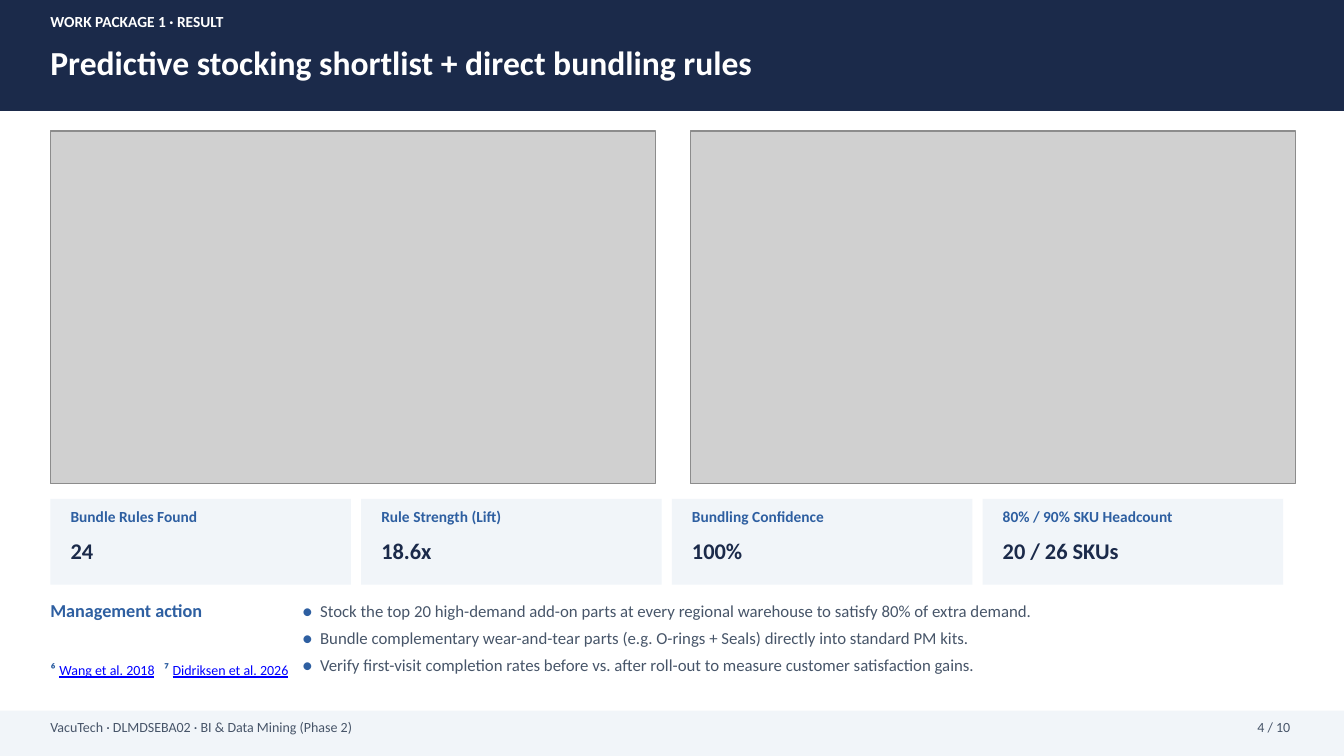
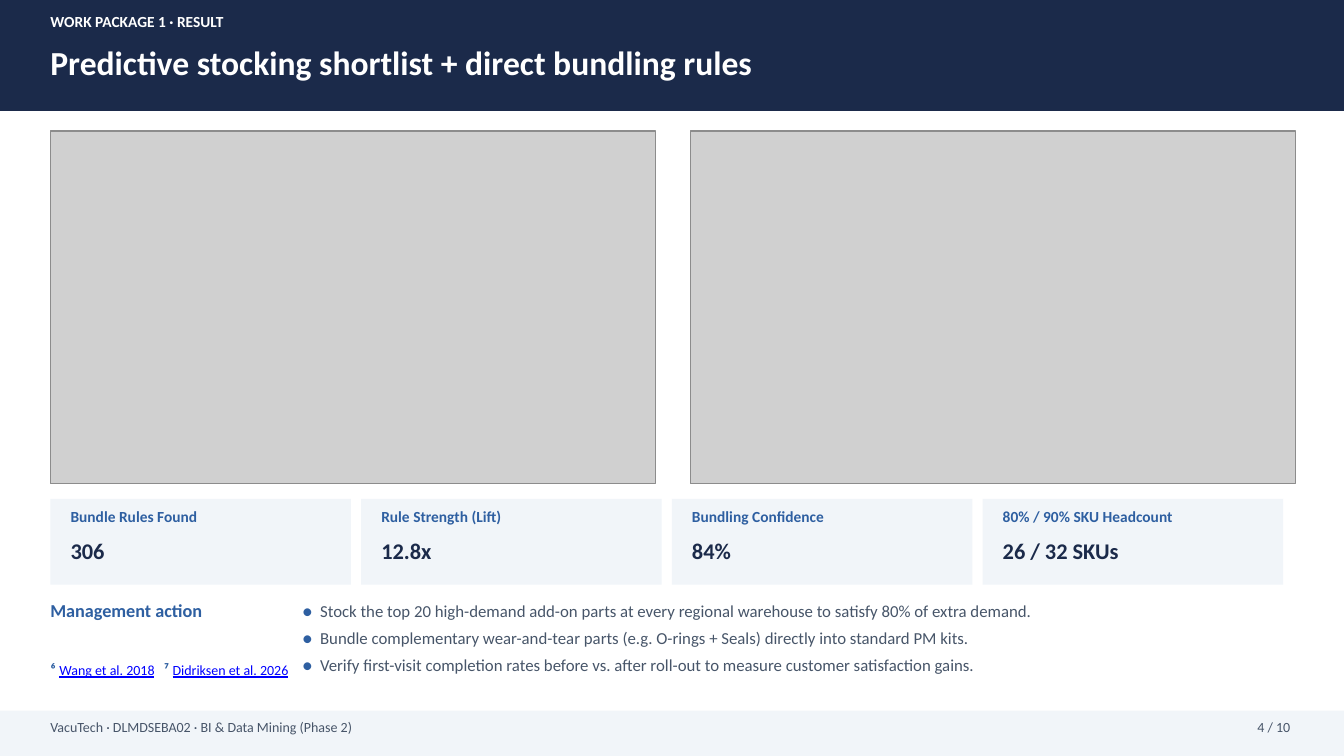
Before and after one commit to jaysplen/bi1_project_v3, a slide deck: slide 4 of PRESENTATION.pptx. Drawn at 1344x756 pixels with LibreOffice and Linux fonts; fonts in the diff are those of the drawing; grey boxes stand for pictures. Boxes give left, top, right and bottom in pixels: in the first picture for what was removed or moved away, otherwise in the second. Text is boxed around its words. In the diff, an @@ line names an element or a change of style, - is before the commit and + after.

```diff
--- a/PRESENTATION.pptx
+++ b/PRESENTATION.pptx
@@ text at [71, 543, 105, 559]: text changed @@
-24
+306
@@ text at [381, 543, 431, 559]: text changed @@
-18.6x
+12.8x
@@ text at [692, 543, 731, 559]: text changed @@
-100%
+84%
@@ text at [1003, 543, 1119, 559]: text changed @@
-20 / 26 SKUs
+26 / 32 SKUs
```
Also in this commit, not shown: 3 other slides changed, 13 other files.
